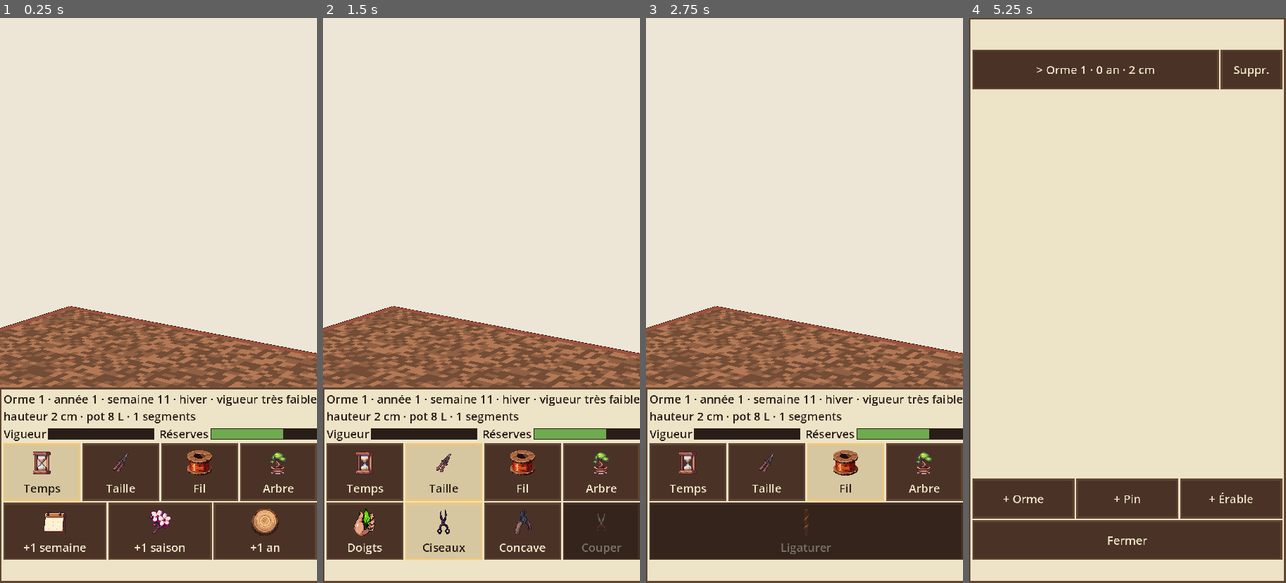
Above: before the commit, frames 1-4 (left to right).
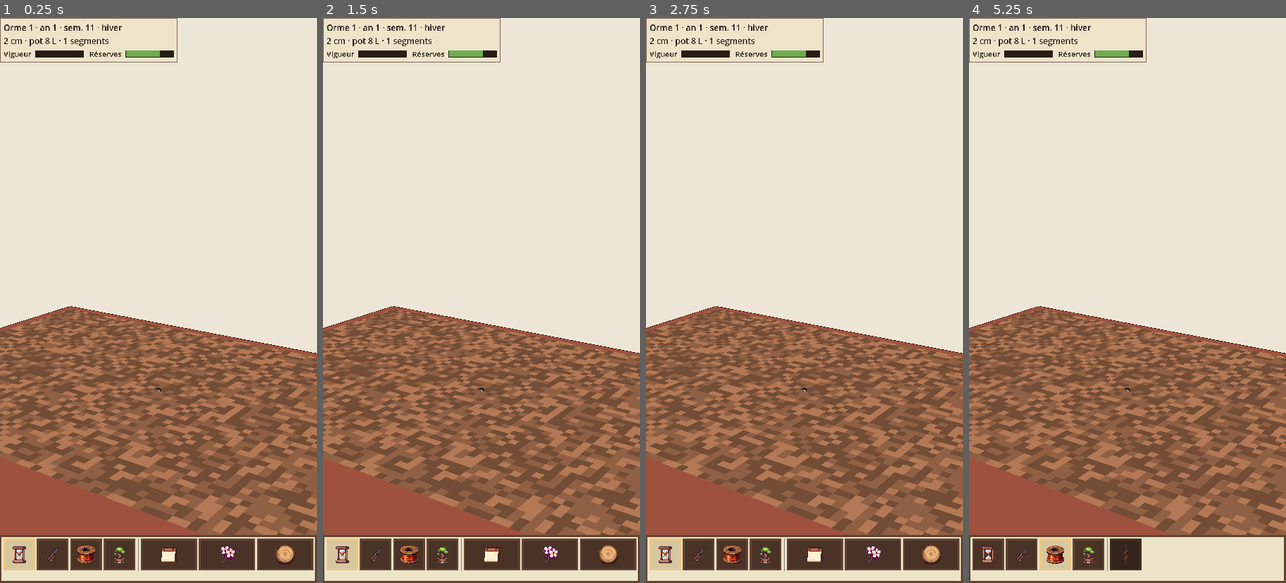
Above: after the commit, the same moments.

Repository: Ankool29/bonzai
Game: Godot game, scene res://scenes/main.tscn
Two runs of this game, one before a commit and one after it. Both use one fixed random seed, a clock stepped at 60 frames per second and the inputs below.
Inputs (mouse positions are in pixels of both pictures, inside the frame that each line leads up to):
- Up to frame 1 (0.25 s): no input
- Up to frame 2 (1.5 s): click (364, 470) at 0.5 s, where only the run before the commit has a clickable "Temps"; click (443, 470) at 1.25 s, where only the run before the commit has a clickable "Taille"
- Up to frame 3 (2.75 s): click (845, 470) at 2 s, where only the run before the commit has a clickable "Fil"
- Up to frame 4 (5.25 s): click (1247, 470) at 2.75 s, where only the run before the commit has a clickable "Arbre"; click (988, 554) at 3.52 s; click (1022, 554) at 4.27 s; click (1054, 554) at 5.02 s

The runs differ from the first frame. In frame 1, 30% of the frame differs, in the area x 0-100%, y 0-100%; in frame 2, 31%; in frame 3, 31%; in frame 4, 48%, in the area x 0-100%, y 0-98%.

Commit message:
Interface compacte : infos discrètes en haut, une rangée de petits boutons à icône en bas
Co-Authored-By: Claude Opus 5.5 <noreply@anthropic.com>
Claude-Session: https://claude.ai/code/session_01MAppfJEzF7Td7hJP7q14tM

Diff:
--- a/scripts/main.gd
+++ b/scripts/main.gd
@@ -183,7 +183,7 @@
 	for c in ["font_pressed_color", "font_hover_pressed_color"]:
 		theme.set_color(c, "Button", INK)
 	theme.set_color("font_disabled_color", "Button", PAPER.darkened(0.5))
-	theme.set_constant("icon_max_width", "Button", int(72 * ui_scale))
+	theme.set_constant("icon_max_width", "Button", int(52 * ui_scale))
 	theme.set_stylebox("panel", "PanelContainer", _box(PAPER, WOOD_EDGE))
 	theme.set_color("font_color", "Label", INK)
 	var layer := CanvasLayer.new()
@@ -205,42 +205,56 @@
 	spacer.size_flags_vertical = Control.SIZE_EXPAND_FILL
 	spacer.mouse_filter = Control.MOUSE_FILTER_IGNORE
 	root.add_child(spacer)
-	panel = PanelContainer.new()
-	root.add_child(panel)
-	var box := VBoxContainer.new()
-	panel.add_child(box)
+	# Infos en haut, petites et translucides : l'arbre garde l'écran.
+	var top := PanelContainer.new()
+	top.add_theme_stylebox_override("panel", _box(Color(PAPER, 0.8), Color(WOOD_EDGE, 0.8), 2))
+	top.size_flags_horizontal = Control.SIZE_SHRINK_BEGIN
+	top.mouse_filter = Control.MOUSE_FILTER_IGNORE
+	root.add_child(top)
+	root.move_child(top, 0)
+	var tbox := VBoxContainer.new()
+	top.add_child(tbox)
 	info = Label.new()
-	box.add_child(info)
+	info.add_theme_font_size_override("font_size", int(19 * ui_scale))
+	tbox.add_child(info)
 	var gauges := HBoxContainer.new()  # jauges de vigueur et de réserves
-	box.add_child(gauges)
+	tbox.add_child(gauges)
 	for k in 2:
 		var l := Label.new()
-		l.text = ["Vigueur", " Réserves"][k]
+		l.text = ["Vigueur ", "  Réserves "][k]
+		l.add_theme_font_size_override("font_size", int(17 * ui_scale))
 		gauges.add_child(l)
 		var bar := ProgressBar.new()
 		bar.max_value = 1.0
 		bar.show_percentage = false
-		bar.size_flags_horizontal = Control.SIZE_EXPAND_FILL
 		bar.size_flags_vertical = Control.SIZE_SHRINK_CENTER
-		bar.custom_minimum_size.y = 26 * ui_scale
-		bar.add_theme_stylebox_override("background", _box(INK, INK, 2))
-		bar.add_theme_stylebox_override("fill", _box([Color(0.84, 0.59, 0.24), Color(0.43, 0.67, 0.31)][k], INK, 2))
+		bar.custom_minimum_size = Vector2(110, 12) * ui_scale
+		bar.add_theme_stylebox_override("background", _box(INK, INK, 1))
+		bar.add_theme_stylebox_override("fill", _box([Color(0.84, 0.59, 0.24), Color(0.43, 0.67, 0.31)][k], INK, 1))
 		gauges.add_child(bar)
 		if k == 0:
 			vig_bar = bar
 		else:
 			res_bar = bar
-	# Onglets : une seule rangée d'outils à la fois, pour ne pas encombrer l'écran.
-	var tabs := HBoxContainer.new()
-	box.add_child(tabs)
+	# En bas, une seule rangée de petits boutons à icône : les onglets, puis les outils de l'onglet ouvert.
+	panel = PanelContainer.new()
+	root.add_child(panel)
+	var box := VBoxContainer.new()
+	panel.add_child(box)
+	var row := HBoxContainer.new()
+	box.add_child(row)
 	var group := ButtonGroup.new()
 	for k in 4:
-		var t := _button(tabs, ["Temps", "Taille", "Fil", "Arbre"][k], _tab.bind(k), ["temps", "taille", "fil", "arbre"][k])
+		var t := _button(row, ["Temps", "Taille", "Fil", "Arbre"][k], _tab.bind(k), ["temps", "taille", "fil", "arbre"][k])
 		t.toggle_mode = true
 		t.button_group = group
 		t.button_pressed = k == 0
+		t.size_flags_horizontal = Control.SIZE_FILL
+	row.add_child(VSeparator.new())
+	for k in 4:
 		var page := HBoxContainer.new()
-		box.add_child(page)
+		page.size_flags_horizontal = Control.SIZE_EXPAND_FILL
+		row.add_child(page)
 		pages.append(page)
 	_button(pages[0], "+1 semaine", func(): _advance(1), "semaine")
 	_button(pages[0], "+1 saison", func(): _advance(13), "saison")
@@ -251,6 +265,7 @@
 		tool_btns.append(b)
 	cut_btn = _button(pages[1], "Couper", _cut, "couper")
 	wire_btn = _button(pages[2], "Ligaturer", _act, "ligaturer")
+	wire_btn.size_flags_horizontal = Control.SIZE_SHRINK_BEGIN
 	for b in [cut_btn, wire_btn]:  # boutons d'action en orange
 		b.add_theme_stylebox_override("normal", _box(ORANGE, GOLD))
 		b.add_theme_stylebox_override("hover", _box(ORANGE, GOLD))
@@ -271,7 +286,7 @@
 	loader.visible = false
 	layer.add_child(loader)
 	var bottom := Control.new()  # marge pour la barre de gestes du téléphone
-	bottom.custom_minimum_size.y = 40 * ui_scale
+	bottom.custom_minimum_size.y = 16 * ui_scale
 	box.add_child(bottom)
 	garden_panel = PanelContainer.new()  # liste des arbres, par-dessus tout
 	garden_panel.set_anchors_preset(Control.PRESET_FULL_RECT)
@@ -386,14 +401,15 @@
 func _button(parent: Control, text: String, cb: Callable, icon := "") -> Button:
 	var b := Button.new()
 	b.text = text
-	if icon != "":  # icône PixelLab au-dessus du texte
+	if icon != "":  # petit bouton : l'icône PixelLab seule, le nom reste en info-bulle
 		b.icon = load("res://ui/icons/%s.png" % icon)
 		b.expand_icon = true
 		b.icon_alignment = HORIZONTAL_ALIGNMENT_CENTER
-		b.vertical_icon_alignment = VERTICAL_ALIGNMENT_TOP
+		b.tooltip_text = text
+		b.text = ""
 	b.clip_text = true  # jamais plus large que l'écran
 	b.text_overrun_behavior = TextServer.OVERRUN_TRIM_ELLIPSIS
-	b.custom_minimum_size.y = (130 if icon != "" else 90) * ui_scale
+	b.custom_minimum_size = Vector2(72, 72) * ui_scale if icon != "" else Vector2(0, 90) * ui_scale
 	b.size_flags_horizontal = Control.SIZE_EXPAND_FILL
 	if cb.is_valid():
 		b.pressed.connect(cb)
@@ -511,7 +527,9 @@
 		return
 	cut_btn.disabled = cut_k < 0
 	wire_btn.disabled = cut_k < 0
-	wire_btn.text = "Déligaturer" if cut_k >= 0 and sim.segs[axis[cut_k]].wire > 0 else "Ligaturer"
+	var wired := cut_k >= 0 and sim.segs[axis[cut_k]].wire > 0
+	wire_btn.icon = load("res://ui/icons/%s.png" % ("couper" if wired else "ligaturer"))  # couper le fil
+	wire_btn.tooltip_text = "Déligaturer" if wired else "Ligaturer"
 
 
 ## Onglet Fil : ligaturer ou déligaturer la branche sélectionnée.
@@ -600,7 +618,6 @@
 		season = "automne"
 	var extra := "calcul %d ms" % calc_ms if calc_ms > 0 else "%d segments" % sim.segs.size()
 	var v := sim.last_vigor
-	var vig := "forte" if v >= 2.0 else ("bonne" if v >= 1.0 else ("faible" if v >= 0.5 else "très faible"))
 	if cut_k >= 0 and sim.segs[axis[cut_k]].wire > 0:
 		extra += " · " + sim.wire_state(sim.segs[axis[cut_k]].wire)
 	vig_bar.value = clampf(v / 2.5, 0.0, 1.0)
@@ -610,8 +627,8 @@
 		state = "\nl'arbre est mort"
 	elif sim.segs[0].count > 0.85 * sim.capacity:
 		state = "\nlimite de rameaux du jeu atteinte : éclaircir pour relancer"
-	info.text = "%s · année %d · semaine %d · %s · vigueur %s\nhauteur %d cm · pot %d L · %s%s" % [
-		garden.names[garden.current], wk / 52 + 1, w + 1, season, vig, roundi(sim.height() * 100.0),
+	info.text = "%s · an %d · sem. %d · %s\n%d cm · pot %d L · %s%s" % [
+		garden.names[garden.current], wk / 52 + 1, w + 1, season, roundi(sim.height() * 100.0),
 		roundi(sim.pot_volume), extra, state]
 
 
Not shown, changed: docs/ETAPE21.md
